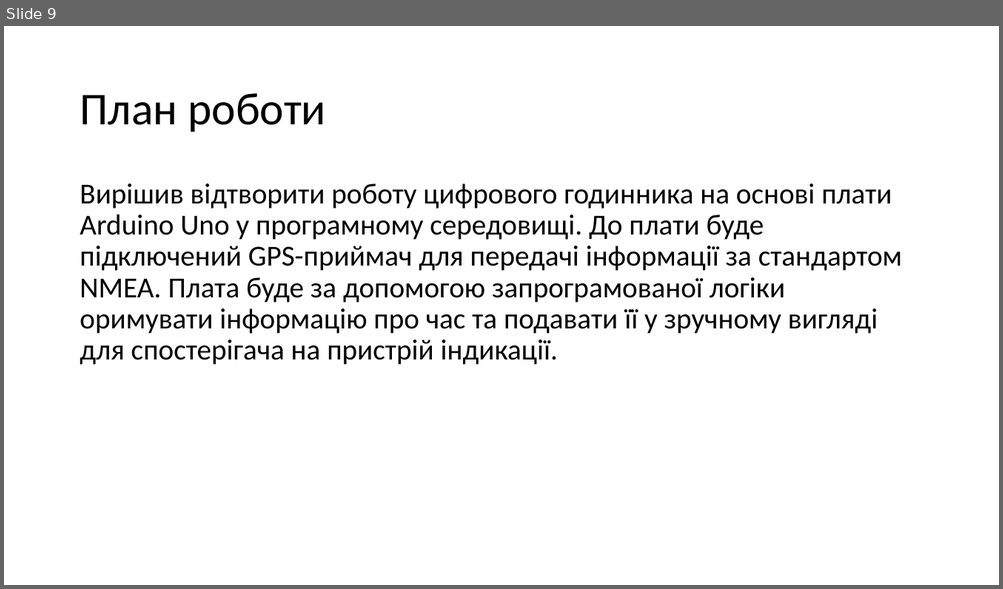
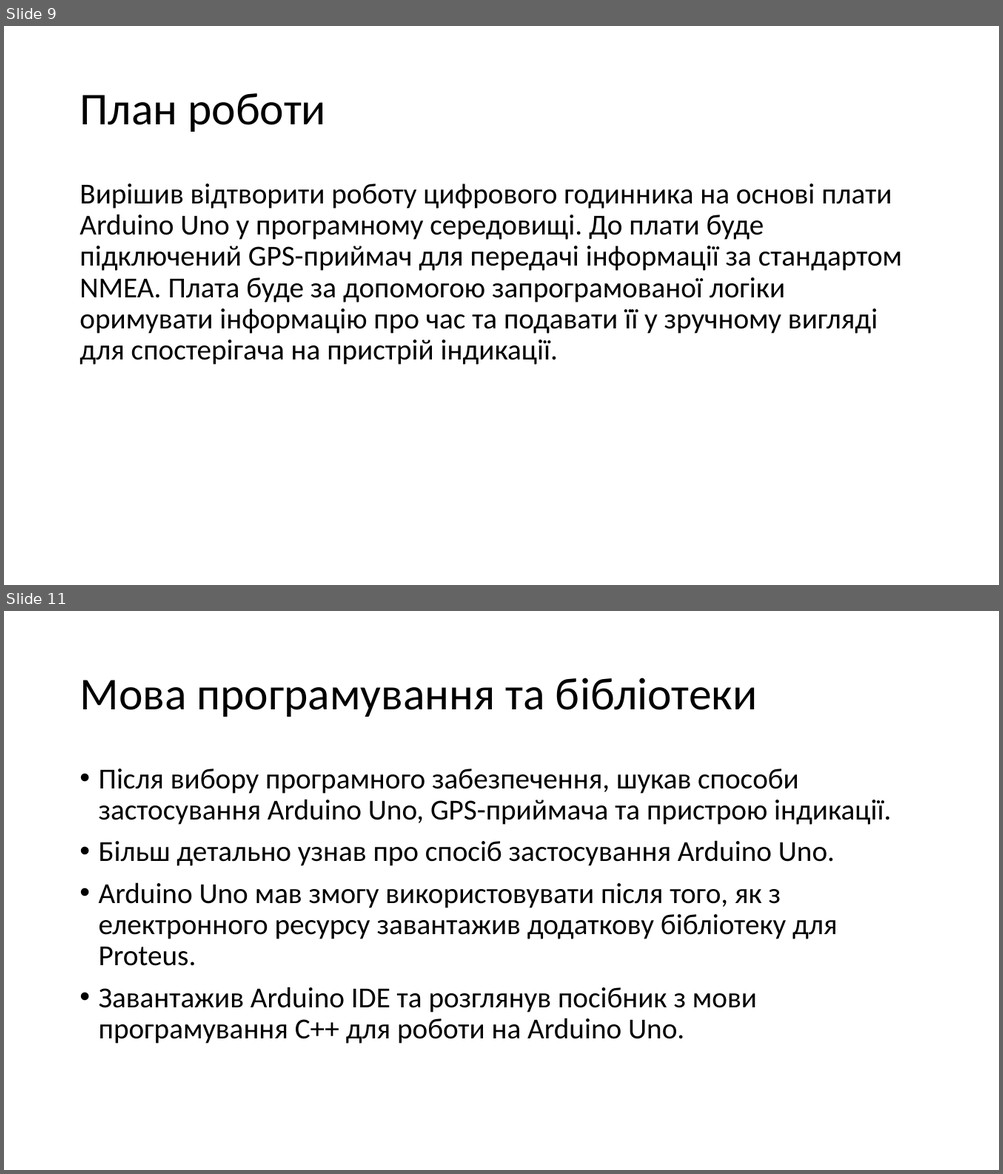
Before and after one commit to Vadym-Havryliuk/University-2, a slide deck: Доповідь 2.pptx. Shown one above the other, each under a label of ours: slide 9 before the commit, slides 9 and 11 after it; the slides between them are not shown. The pictures are 1003x589 and 1003x1174 pixels, drawn with LibreOffice and Linux fonts; fonts in the diff are those of the drawing. Boxes give left, top, right and bottom in pixels: in the first picture for what was removed or moved away, otherwise in the second. Text is boxed around its words. In the diff, an @@ line names an element or a change of style, - is before the commit and + after.

```diff
--- a/Доповідь 2.pptx
+++ b/Доповідь 2.pptx
@@ slide 11 added at (4,611,999,1170), background #FFFFFF @@
@@ title added at (79,678,757,717), 44 pt, text #000000 @@
+Мова програмування та бібліотеки
@@ text added at (99,769,891,1044), 28 pt, text #000000 @@
+• Після вибору програмного забезпечення, шукав способи застосування Arduino Uno, GPS-приймача та пристрою індикації.
+• Більш детально узнав про спосіб застосування Arduino Uno.
+• Arduino Uno мав змогу використовувати після того, як з електронного ресурсу завантажив додаткову бібліотеку для Proteus.
+• Завантажив Arduіno IDE та розглянув посібник з мови програмування C++ для роботи на Arduino Uno.
```
Also in this commit, not shown: 1 slide changed, 4 other slides added, 1 slide removed.
